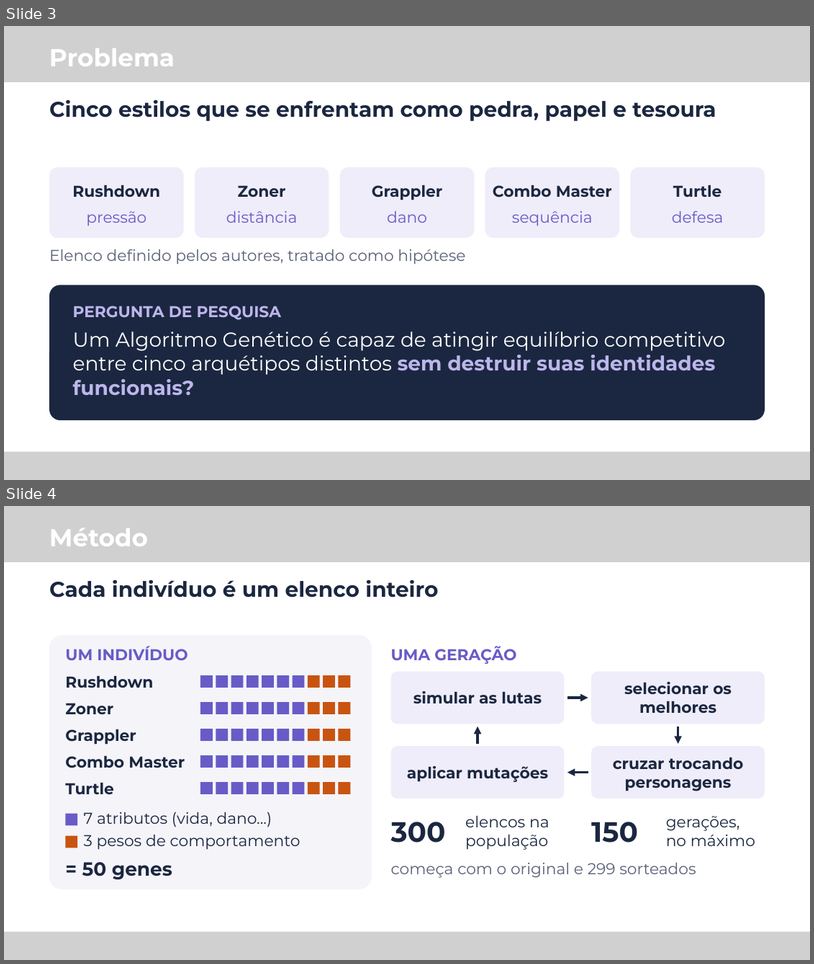
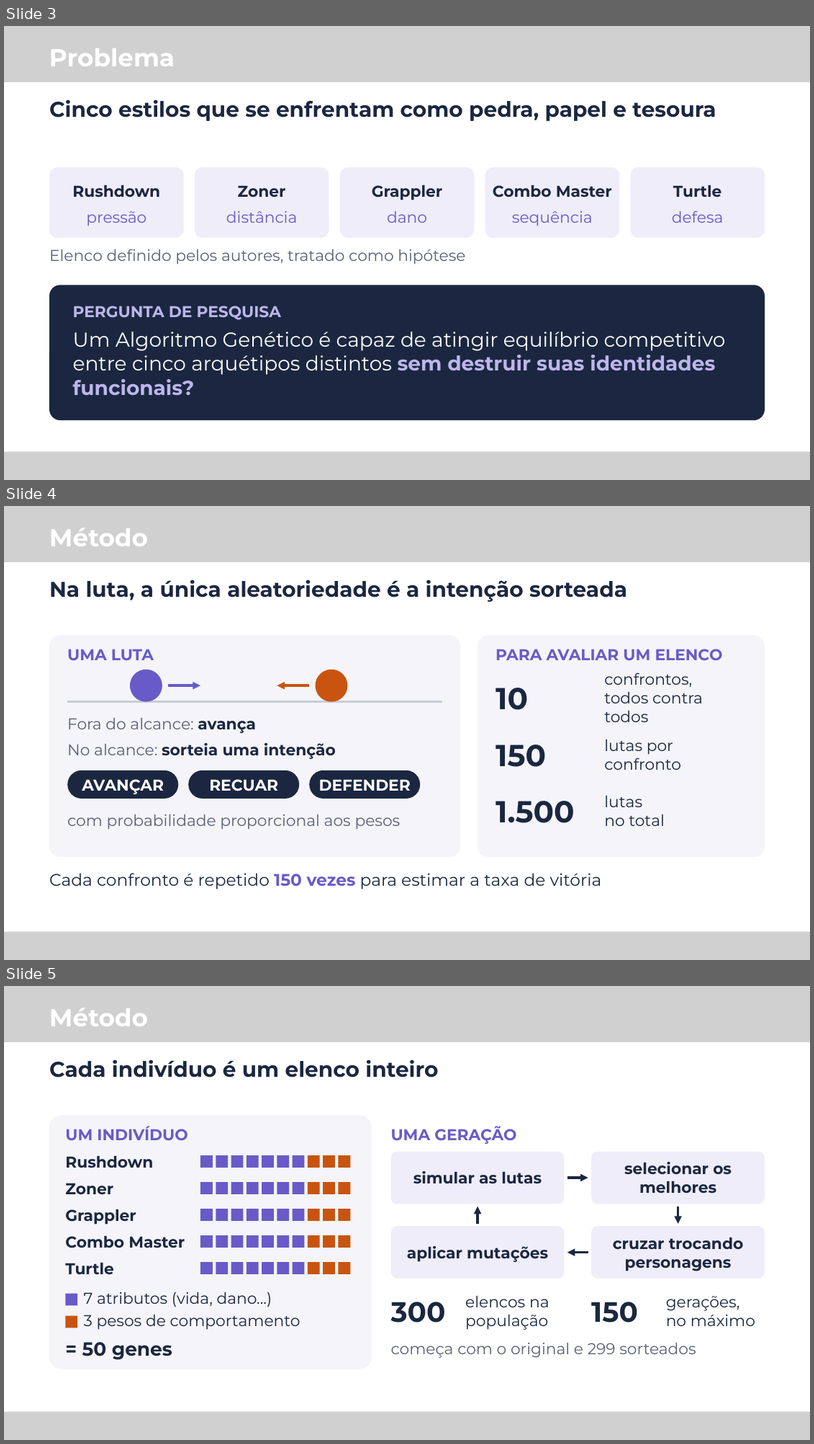
Before and after one commit to M-Gimenes/Simulation, a slide deck: overleaf/talk-latinoware-2026/slides.pptx. Shown one above the other, each under a label of ours: slides 3 and 4 before the commit, slides 3, 4 and 5 after it. The pictures are 814x964 and 814x1444 pixels, drawn with LibreOffice and Linux fonts; fonts in the diff are those of the drawing; grey boxes stand for pictures. Boxes give left, top, right and bottom in pixels: in the first picture for what was removed or moved away, otherwise in the second. Text is boxed around its words. In the diff, an @@ line names an element or a change of style, - is before the commit and + after.

```diff
--- a/overleaf/talk-latinoware-2026/slides.pptx
+++ b/overleaf/talk-latinoware-2026/slides.pptx
@@ slide 4 added at bbox=[4, 506, 810, 960], background #FFFFFF @@
@@ text added at bbox=[49, 528, 148, 546], 44 pt, text #FFFFFF, bold @@
+Método
@@ text added at bbox=[49, 579, 628, 602], 38 pt, text #1B2740, bold @@
+Na luta, a única aleatoriedade é a intenção sorteada
@@ rounded rectangle added at bbox=[49, 635, 460, 857], fill #F4F4F9 @@
@@ rounded rectangle added at bbox=[478, 635, 765, 857], fill #F4F4F9 @@
@@ text added at bbox=[67, 649, 154, 660], 28 pt, text #685BC7, bold @@
+UMA LUTA
@@ text added at bbox=[496, 649, 723, 660], 28 pt, text #685BC7, bold @@
+PARA AVALIAR UM ELENCO
@@ ellipse added at bbox=[130, 669, 162, 702], fill #685BC7 @@
@@ ellipse added at bbox=[315, 669, 347, 702], fill #C8540F @@
@@ text added at bbox=[604, 672, 703, 722], 28 pt, text #1B2740 @@
+confrontos,
+todos contra todos
@@ arrow added from (168, 685) to (201, 685), #685BC7 4.5 pt @@
@@ arrow added from (309, 685) to (278, 685), #C8540F 4.5 pt @@
@@ text added at bbox=[496, 687, 528, 710], 54 pt, text #1B2740, bold @@
+10
@@ line added from (67, 702) to (442, 702), #C9CCD8 3 pt @@
@@ text added at bbox=[67, 718, 256, 733], 28 pt, text #5B6178 @@
+Fora do alcance: avança
@@ text added at bbox=[67, 743, 336, 759], 28 pt, text #1B2740, bold @@
+No alcance: sorteia uma intenção
@@ text added at bbox=[604, 739, 682, 770], 28 pt, text #1B2740 @@
+lutas por
+confronto
@@ text added at bbox=[496, 744, 546, 767], 54 pt, text #1B2740, bold @@
+150
@@ rounded rectangle added at bbox=[67, 770, 178, 798], fill #1B2740 @@
@@ text added at bbox=[82, 779, 164, 794], 28 pt, text #FFFFFF, bold @@
+AVANÇAR
@@ rounded rectangle added at bbox=[188, 770, 299, 798], fill #1B2740 @@
@@ text added at bbox=[209, 779, 278, 791], 28 pt, text #FFFFFF, bold @@
+RECUAR
@@ rounded rectangle added at bbox=[309, 770, 420, 798], fill #1B2740 @@
@@ text added at bbox=[319, 779, 411, 790], 28 pt, text #FFFFFF, bold @@
+DEFENDER
@@ text added at bbox=[496, 800, 574, 823], 54 pt, text #1B2740, bold @@
+1.500
@@ text added at bbox=[604, 795, 665, 826], 28 pt, text #1B2740 @@
+lutas
+no total
@@ text added at bbox=[67, 814, 401, 829], 28 pt, text #5B6178 @@
+com probabilidade proporcional aos pesos
@@ text added at bbox=[49, 872, 602, 889], 30 pt, text #1B2740 @@
+Cada confronto é repetido 150 vezes para estimar a taxa de vitória
@@ group added at bbox=[4, 506, 810, 960]: 6 pictures @@
@@ what was slide 4 is now slide 5 @@
```
Also in this commit, not shown: 3 slides changed, 1 other file.
